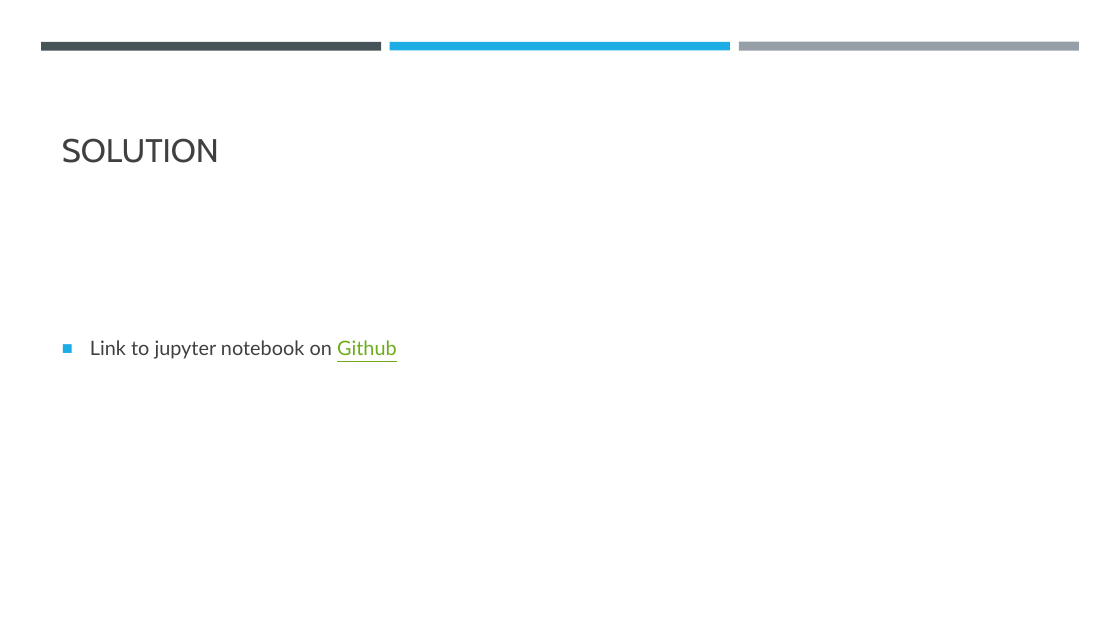
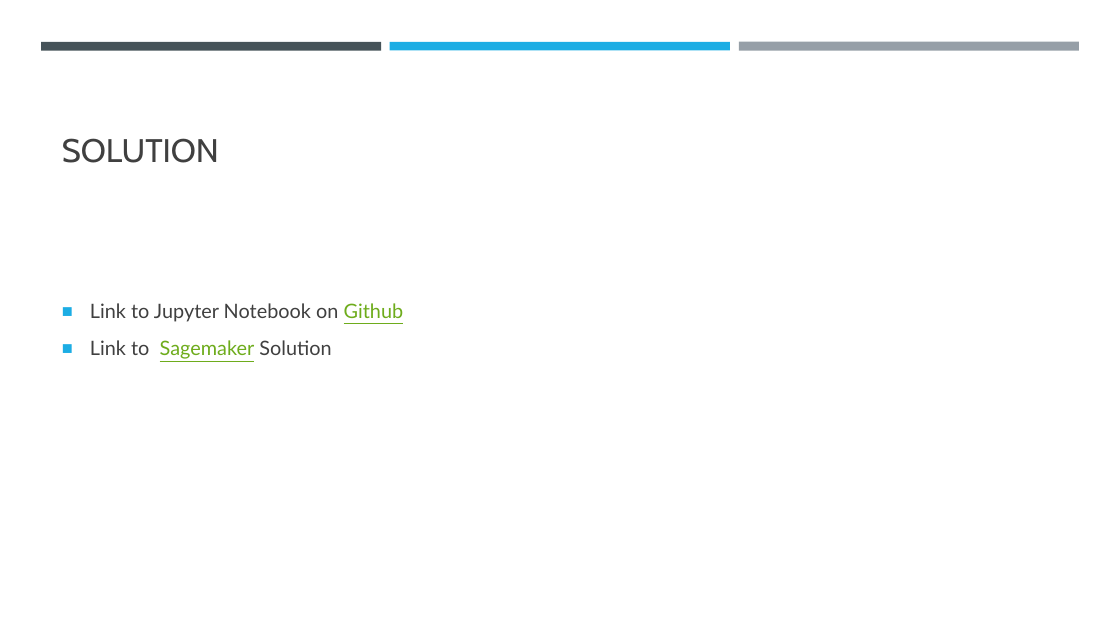
Before and after one commit to elizabethqiu/2020-wwcode-dshackathon-covid19ml, a slide deck: slide 6 of Team 9 - Karen Sparck-Jones/Team 9 - Karen Sparck-Jones.pptx. Drawn at 1120x630 pixels with LibreOffice and Linux fonts; fonts in the diff are those of the drawing. Boxes give left, top, right and bottom in pixels: in the first picture for what was removed or moved away, otherwise in the second. Text is boxed around its words. In the diff, an @@ line names an element or a change of style, - is before the commit and + after.

Commit message:
AWS link

```diff
--- a/Team 9 - Karen Sparck-Jones/Team 9 - Karen Sparck-Jones.pptx
+++ b/Team 9 - Karen Sparck-Jones/Team 9 - Karen Sparck-Jones.pptx
@@ text at bbox=[90, 303, 404, 359]: text changed @@
-■ Link to jupyter notebook on Github
+■ Link to Jupyter Notebook on Github
+■ Link to Sagemaker Solution
```
Also in this commit, not shown: 1 other slide changed.
